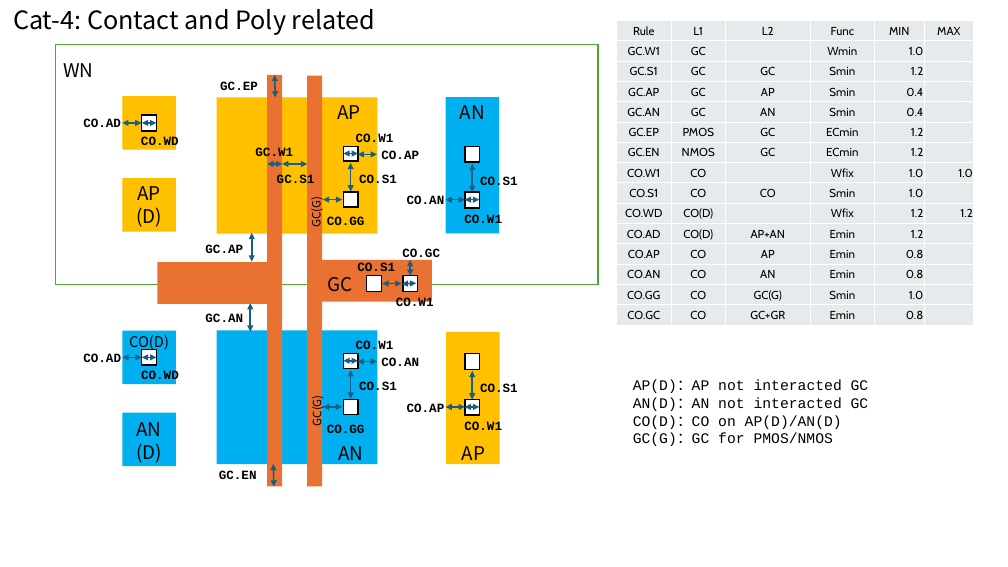
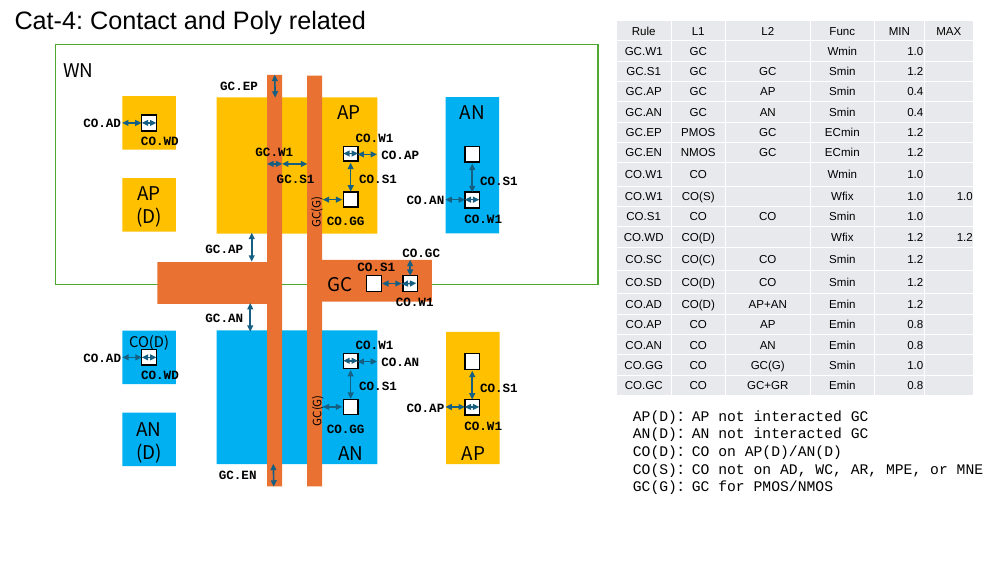
Before and after one commit to d-m-bailey/TR-1um, a slide deck: slide 6 of Document/TR-1um_DRC_summary.pptx. Drawn at 1008x567 pixels with LibreOffice and Linux fonts; fonts in the diff are those of the drawing. Boxes give left, top, right and bottom in pixels: in the first picture for what was removed or moved away, otherwise in the second. Text is boxed around its words. In the diff, an @@ line names an element or a change of style, - is before the commit and + after.

Commit message:
Add contact on GR checks.
Define small contacts as all contacts except diffusion resistance, diode, esd, and capacitor.
Update power point diagrams.

```diff
--- a/Document/TR-1um_DRC_summary.pptx
+++ b/Document/TR-1um_DRC_summary.pptx
@@ text "Cat-4: Contact and Poly related" at bbox=[15, 10, 366, 35]: font Noto Sans CJK JP to Arial @@
@@ table at bbox=[617, 20, 973, 393] @@
-row 8: CO.W1 | CO |  | Wfix | 1.0 | 1.0
+row 8: CO.W1 | CO |  | Wmin | 1.0 | 
+row 9: CO.W1 | CO(S) |  | Wfix | 1.0 | 1.0
+row 12: CO.SC | CO(C) | CO | Smin | 1.2 | 
+row 13: CO.SD | CO(D) | CO | Smin | 1.2 | 
@@ text "AP(D)：AP not interacted GC": place and size @@
-text "AP(D)：AP not interacted GC" at bbox=[633, 379, 869, 446]
+text "AP(D)：AP not interacted GC" at bbox=[633, 410, 983, 494]
@@ text at bbox=[633, 463, 983, 477]: paragraph added @@
+CO(S)：CO not on AD, WC, AR, MPE, or MNE
```
Also in this commit, not shown: 13 other slides changed, 7 other files.
